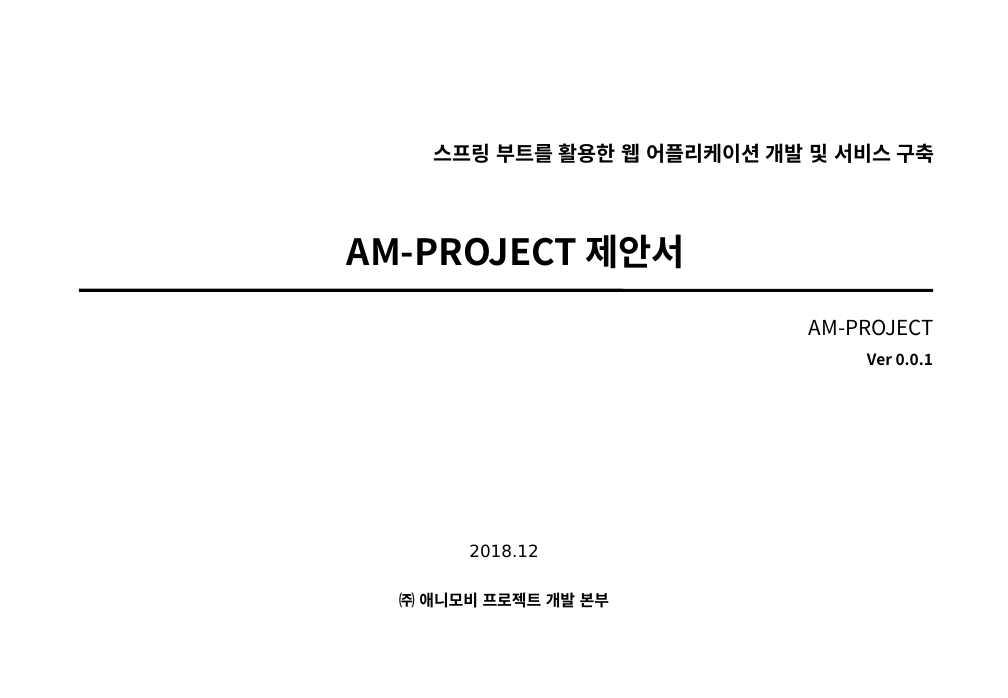
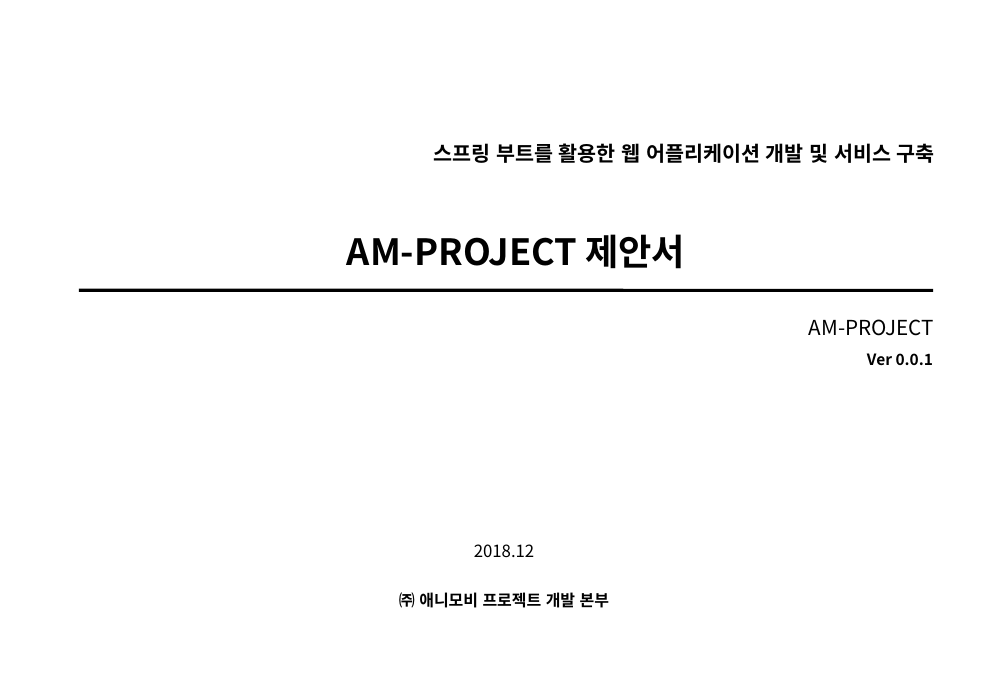
Before and after one commit to onjsdnjs/spring-boot-thymeleaf, a slide deck: slide 1 of am-project.ppt. Drawn at 1008x698 pixels with LibreOffice and Linux fonts; fonts in the diff are those of the drawing; background and template pictures are left out. Boxes give left, top, right and bottom in pixels: in the first picture for what was removed or moved away, otherwise in the second. Text is boxed around its words. In the diff, an @@ line names an element or a change of style, - is before the commit and + after.

```diff
--- a/am-project.ppt
+++ b/am-project.ppt
@@ text "2018.12" at (x1=474, y1=544, x2=534, y2=558): font DejaVu Sans to Noto Sans CJK KR @@
```
Also in this commit, not shown: 5 other slides changed, 1 slide added.
